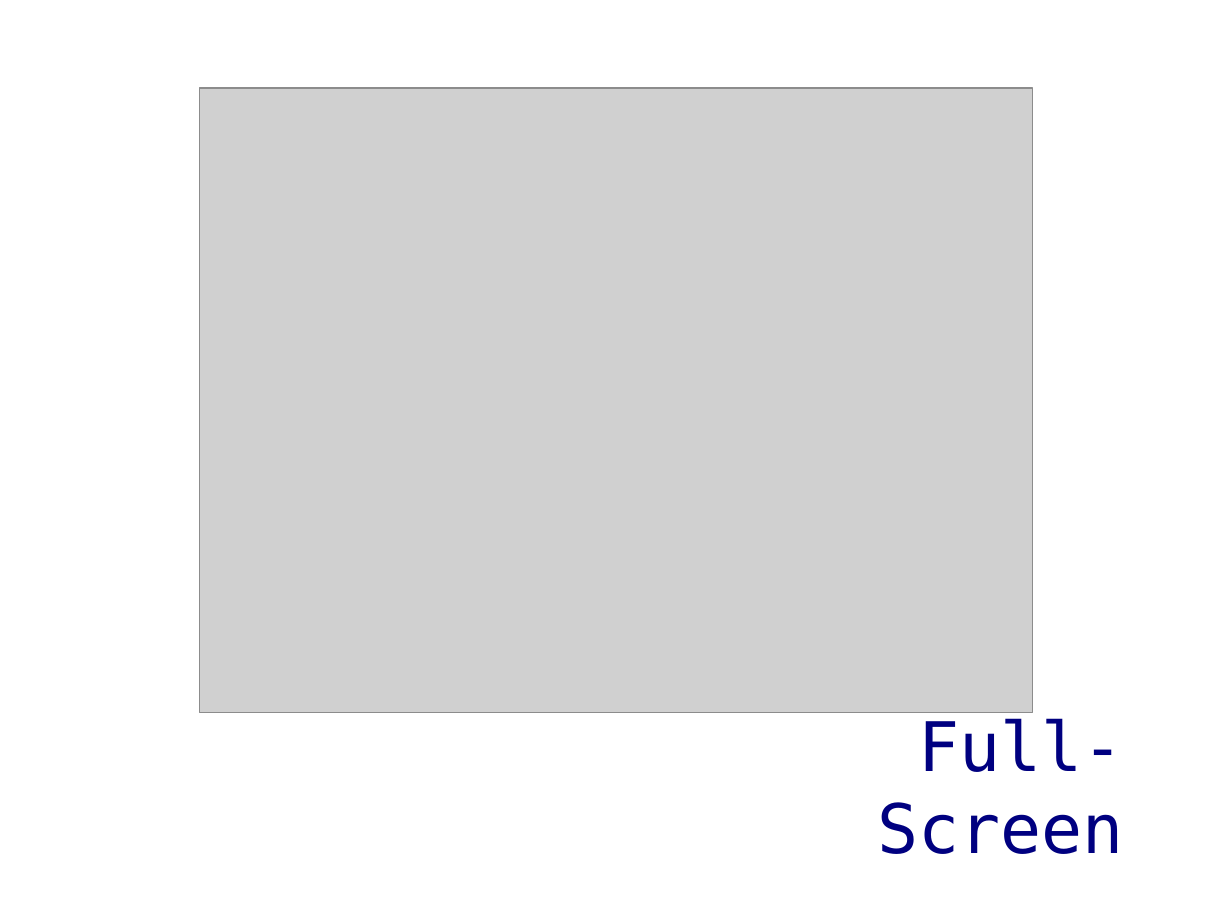
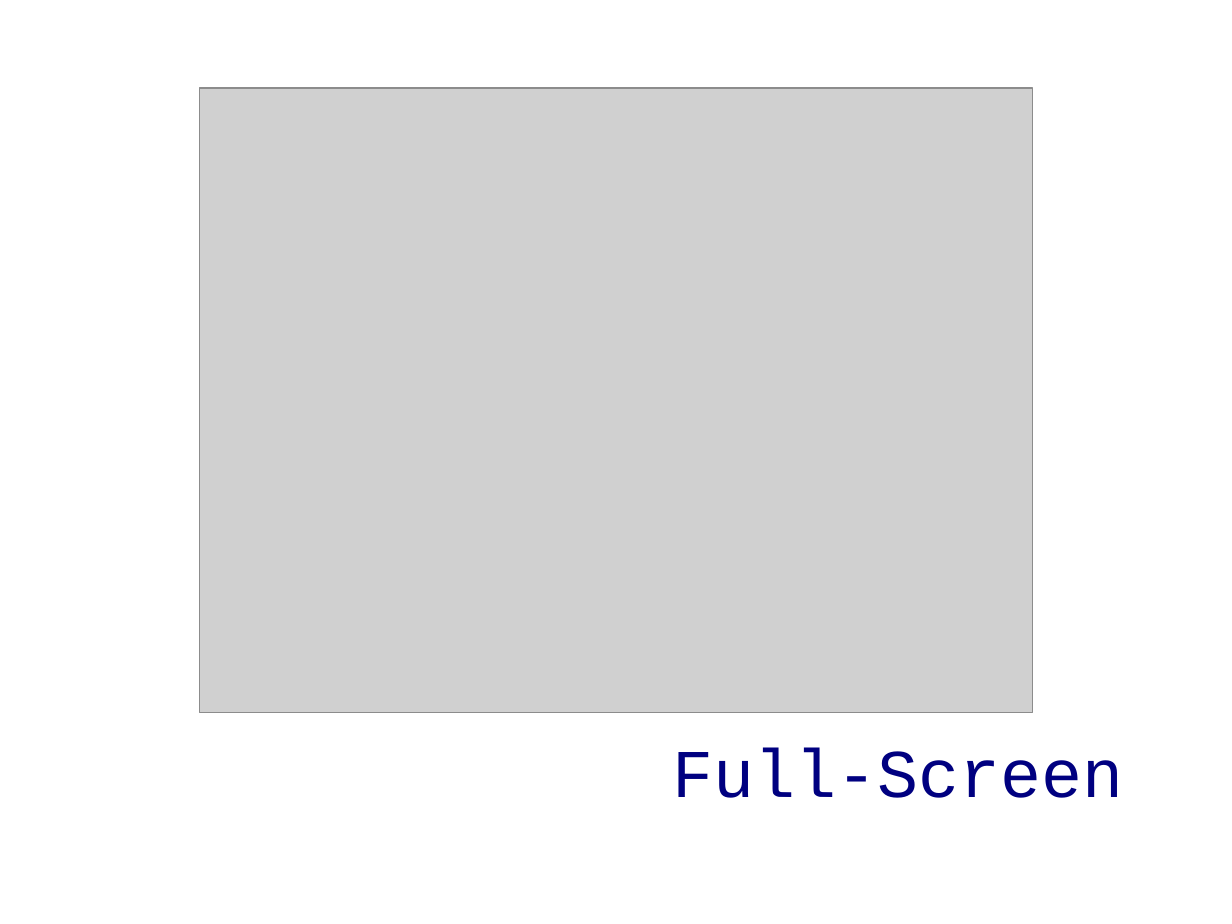
Before and after one commit to ddyngrp/bcit-courses, a slide deck: slide 12 of reports/presentation/spry_presentation.odp. Drawn at 1232x924 pixels with LibreOffice and Linux fonts; fonts in the diff are those of the drawing; grey boxes stand for pictures; background and template pictures are left out. Boxes give left, top, right and bottom in pixels: in the first picture for what was removed or moved away, otherwise in the second. Text is boxed around its words. In the diff, an @@ line names an element or a change of style, - is before the commit and + after.

Commit message:
Fixed fonts

```diff
--- a/reports/presentation/spry_presentation.odp
+++ b/reports/presentation/spry_presentation.odp
@@ text "Full-Screen": place and size @@
-text "Full-Screen" at box(877, 718, 1124, 854)
+text "Full-Screen" at box(673, 748, 1124, 798)
@@ text "Full-Screen" at box(673, 748, 1124, 798): font DejaVu Sans Mono to Courier New @@
```
Also in this commit, not shown: 13 other slides changed.
